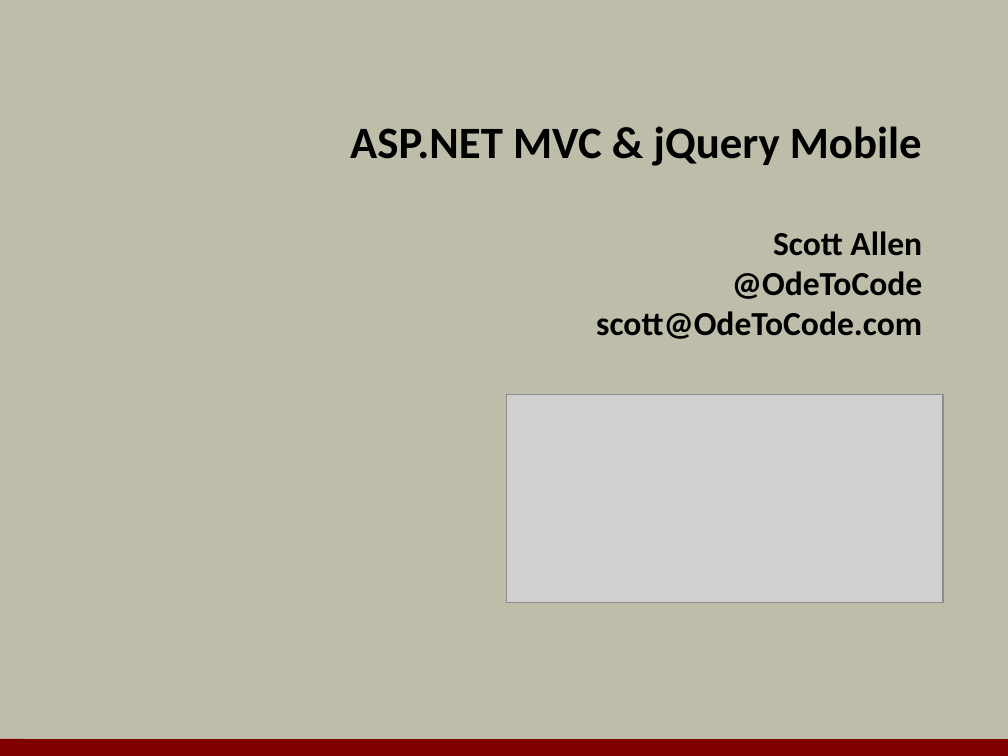
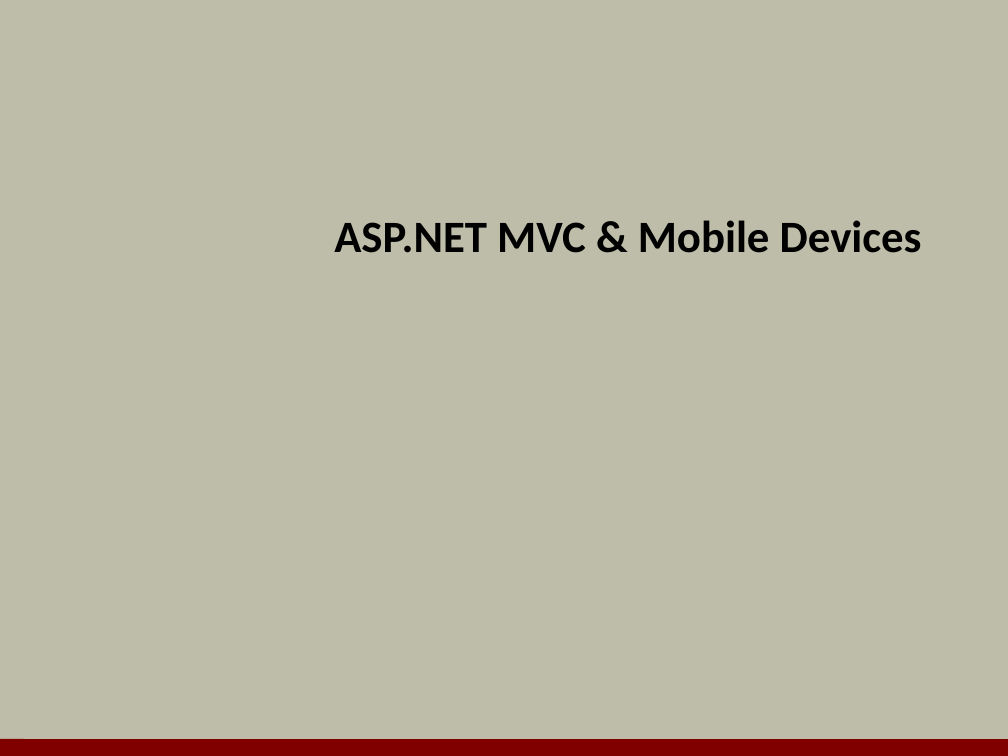
Before and after one commit to OdeToCode/classes, a slide deck: slide 1 of mvc/slides/a3_Mobile.pptx. Drawn at 1008x756 pixels with LibreOffice and Linux fonts; fonts in the diff are those of the drawing; grey boxes stand for pictures; background and template pictures are left out. Boxes give left, top, right and bottom in pixels: in the first picture for what was removed or moved away, otherwise in the second. Text is boxed around its words. In the diff, an @@ line names an element or a change of style, - is before the commit and + after.

Commit message:
updated for mobile deck

```diff
--- a/mvc/slides/a3_Mobile.pptx
+++ b/mvc/slides/a3_Mobile.pptx
@@ title at [334,220,922,253]: text changed; size 24 to 32 pt @@
-ASP.NET MVC & jQuery Mobile
-Scott Allen
-@OdeToCode
-scott@OdeToCode.com
+ASP.NET MVC & Mobile Devices
@@ picture removed at [507,395,943,603] @@
```
Also in this commit, not shown: 4 slides added, 1 slide removed.
